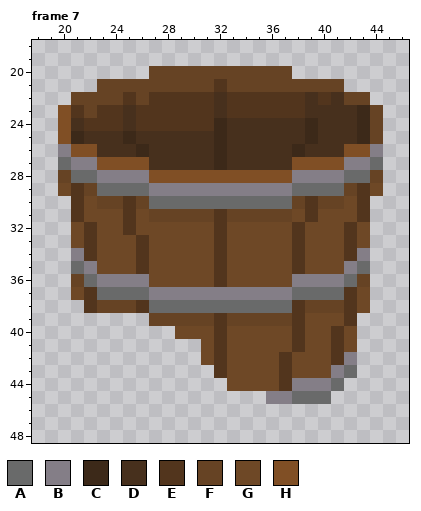
A pixel-art file gets an edit: Artwork/Scenery.aseprite. The picture above is the old version.
64x64 pixels, 7 frames. Pixels under 10% opacity are left out. Colours within 5 levels of each other are drawn and written as one. Shown: frame 7: x 18..46, y 18..48. The commit also changed other frames, which this record leaves out.
Visible layers, top first: "Object Final", "Shadow".
Palette (. is transparent): A #696a6a  B #847e87  C #3c2919  D #47301d  E #52351d  F #664324  G #6e4826  H #804f25
Pixels before, frame 7, first column x 20:
20 .......FFFFFFFFFFF.......
21 ...FFFFFFFFFEFFFFFFFFF...
22 .FFFFEFEEEEEDEEEEEEDEDFF.
23 HEFEEDEEEEEEDEEEEEEDDDDCF
24 HDEEEDEEEEEECDDDDDDCDDDCF
25 HCDDDCDDDDDDCDDDDDDCDDDCF
26 BHHDDDCDDDDDCDDDDDCDDDHHB
27 ABBHHHHDDDDDCDDDDDHHHHBBA
28 FAABBBBHHHHHHHHHHHBBBBAAF
29 GEFAAAABBBBBBBBBBBAAAAFEG
30 .EGFFEFAAAAAAAAAAAFEFFGE.
31 .EGGGEGFFFFFEFFFFFGEGGGE.
32 .GEGGEGGGGGGEGGGGGEGGGEG.
33 .GEGGGEGGGGGEGGGGGEGGGEG.
34 .BEGGGEGGGGGEGGGGGEGGGEB.
35 .ABGGGEGGGGGEGGGGGEGGGBA.
36 .FABBBBGGGGGEGGGGGBBBBAF.
37 .GEAAAABBBBBBBBBBBAAAAEG.
38 ..EFFFEAAAAAAAAAAAEFFFEG.
39 .......FFFFFEFFFFFEGGGE..
40 .........GGGEGGGGGEGGEG..
41 ...........GEGGGGGEGGEG..
42 ...........GEGGGGEGGGEB..
43 ............EGGGGEGGGBA..
44 .............GGGGEBBBA...
45 ................BBAAA....
Now the later version:
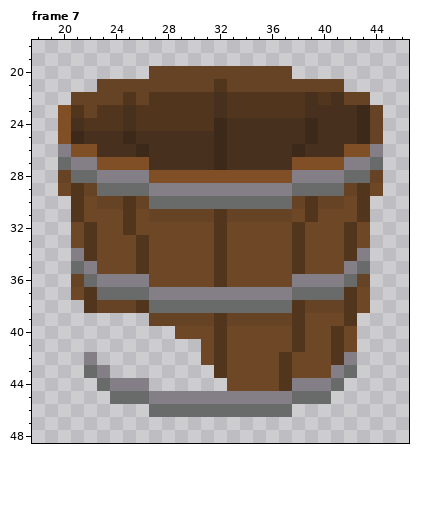
What changed:
layer "Object Extra Copy" now shown
Changed rows in their new state; - is an unchanged pixel.
Frame 7, layer "Object Extra Copy":
first column x 22:
42 B---------------
43 AB--------------
44 -ABBB-----------
45 --AAABBBBBBBBB--
46 -----AAAAAAAAAAA
